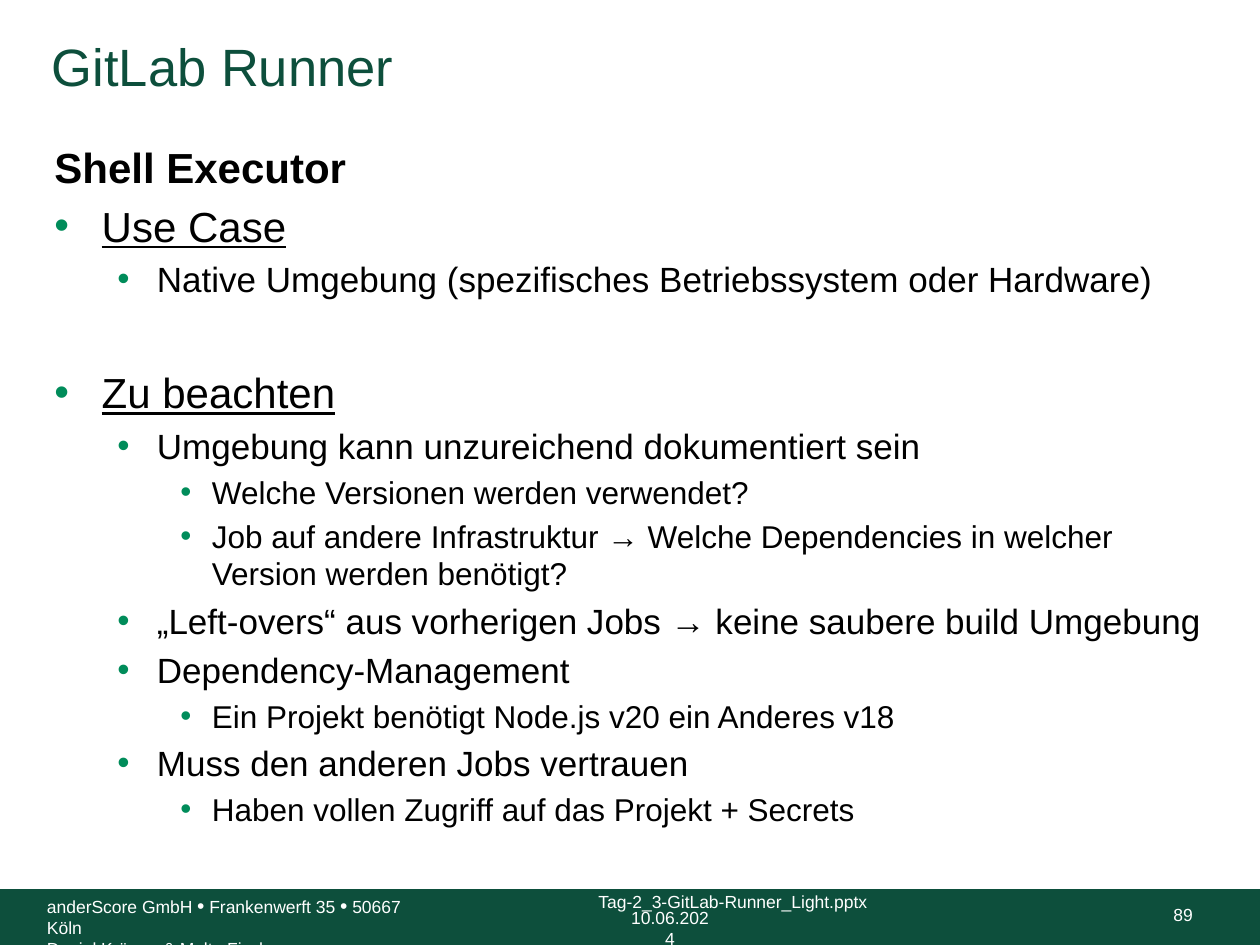
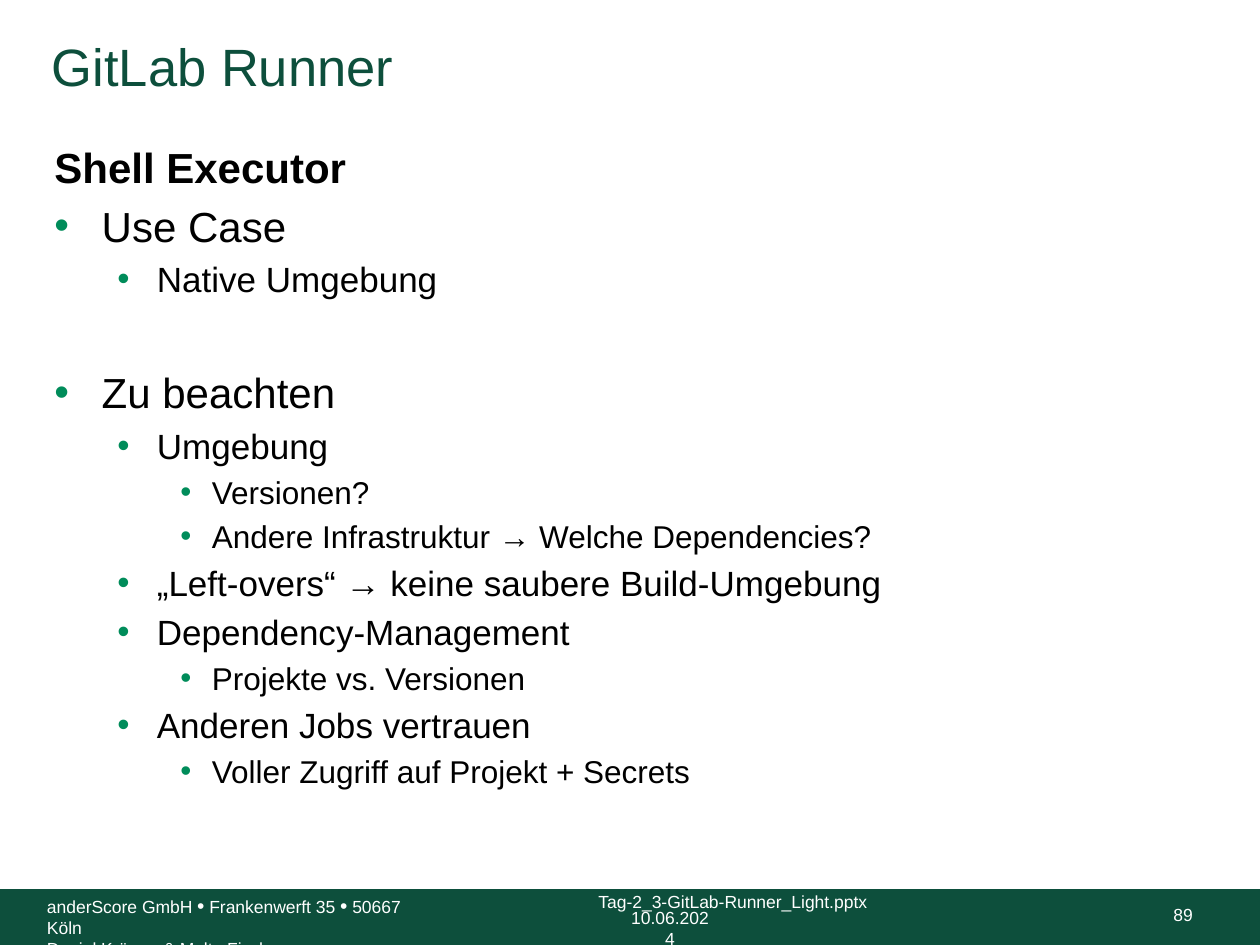
Before and after one commit to anderscore-gmbh/gitlab, a slide deck: slide 89 of slides/Tag-2_3-GitLab-Runner_Light.pptx. Drawn at 1260x945 pixels with LibreOffice and Linux fonts; fonts in the diff are those of the drawing; background and template pictures are left out. Boxes give left, top, right and bottom in pixels: in the first picture for what was removed or moved away, otherwise in the second. Text is boxed around its words. In the diff, an @@ line names an element or a change of style, - is before the commit and + after.

```diff
--- a/slides/Tag-2_3-GitLab-Runner_Light.pptx
+++ b/slides/Tag-2_3-GitLab-Runner_Light.pptx
@@ text at [102,212,335,409]: underline off in "Use Case", "Zu beachten" @@
@@ text at [157,266,437,299]: text changed @@
-  • Native Umgebung (spezifisches Betriebssystem oder Hardware)
+  • Native Umgebung
@@ text at [157,433,881,603]: text changed @@
-  • Umgebung kann unzureichend dokumentiert sein
-    • Welche Versionen werden verwendet?
-    • Job auf andere Infrastruktur → Welche Dependencies in welcher Version werden benötigt?
-  • „Left-overs“ aus vorherigen Jobs → keine saubere build Umgebung
+  • Umgebung
+    • Versionen?
+    • Andere Infrastruktur → Welche Dependencies?
+  • „Left-overs“ → keine saubere Build-Umgebung
@@ text at [157,667,690,789]: text changed @@
-    • Ein Projekt benötigt Node.js v20 ein Anderes v18
-  • Muss den anderen Jobs vertrauen
-    • Haben vollen Zugriff auf das Projekt + Secrets
+    • Projekte vs. Versionen
+  • Anderen Jobs vertrauen
+    • Voller Zugriff auf Projekt + Secrets
```
Also in this commit, not shown: 67 other slides changed.
